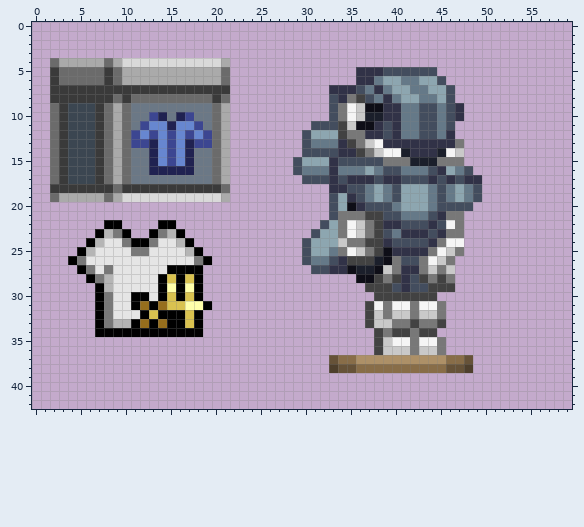
One commit to this pixel-art sprite: interface/iwuni_costumebox/iwuni_stationsoldierbox.png. The first picture shows the starting point.
The file is 60x43 pixels. Colours within 5 levels of each other are drawn and written as one.
Now the later version:
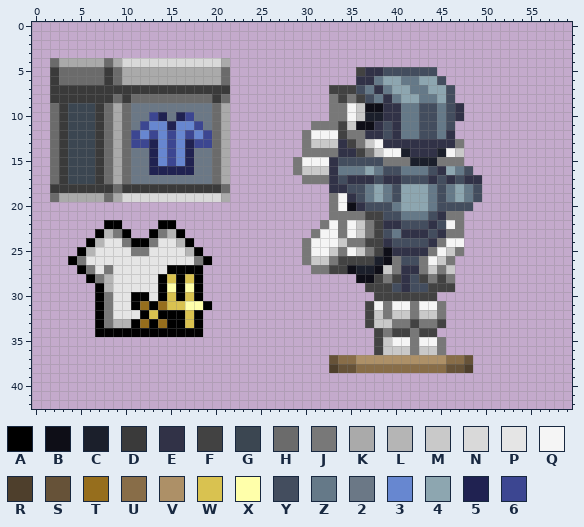
Palette (. is transparent): A #000000  B #0e0e17  C #1b1f2b  D #3a3a3a  E #313247  F #424242  G #3b4651  H #6b6b6b  J #787878  K #aaaaaa  L #b5b5b5  M #c9c9c9  N #d9d9d9  P #e5e5e5  Q #f5f5f5  R #4e3f2c  S #665238  T #966e1d  U #886d48  V #ad9067  W #d9c250  X #ffffaa  Y #434d5e  Z #657988  2 #6b7886  3 #6787d0  4 #8da6b0  5 #202251  6 #3c4691
Changes in this commit:
@@ x 27..38 @@
  4 ............
- 5 .........EEE
+ 5 .........FEE
  6 .........EEZ
- 7 ......EEEYZE
- 8 ......YEJFYZ
- 9 ......YJQMBB
-10 ......YJQMCC
-11 ....YYYFMBBE
-12 ...Y444FJJEE
-13 ...YZZZEFJMQ
-14 ...YYYYEEFJM
-15 ..Y444EYYYYY
-16 ..YZZZEZZZ4Z
-17 ...YYYEYEEEY
+ 7 ......FFFYZE
+ 8 ......JFJFYZ
+ 9 ......JJQMBB
+10 ......JJQMCC
+11 ....JJJFMBBE
+12 ...JQQQFJJEE
+13 ...JMMMEFJMQ
+14 ...JJJJEEFJM
+15 ..JQQQEYYYYY
+16 ..JMMMEZZZ4Z
+17 ...JJJEYEEEY
 18 ......EEYYZ4
-19 ......Y4EYZ4
-20 ......Y4BEYY
-21 ......YJJJFF
-22 .....Y4JQMJF
-23 ....Y44JQMJF
-24 ...Y444MJJFF
-25 ...Y44ZJQMJF
-26 ...YZZYEFFFC
-27 ....YYEEBCCB
+19 ......JQEYZ4
+20 ......JQBEYY
+21 ......JJJJFF
+22 .....JQJQMJF
+23 ....JQQJQMJF
+24 ...JQQQMJJFF
+25 ...JQQMJQMJF
+26 ...JMMJFFFFC
+27 ....JJFFBCCB
 28 .........BBF
